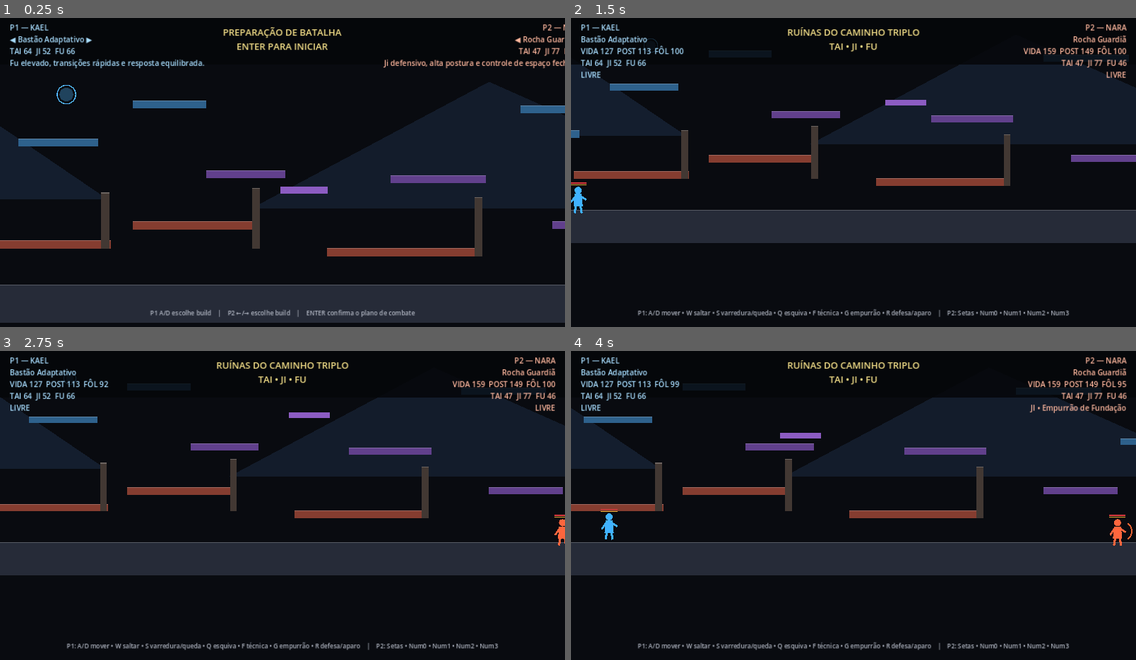
Above: before the commit, frames 1-4 (two rows, left to right).
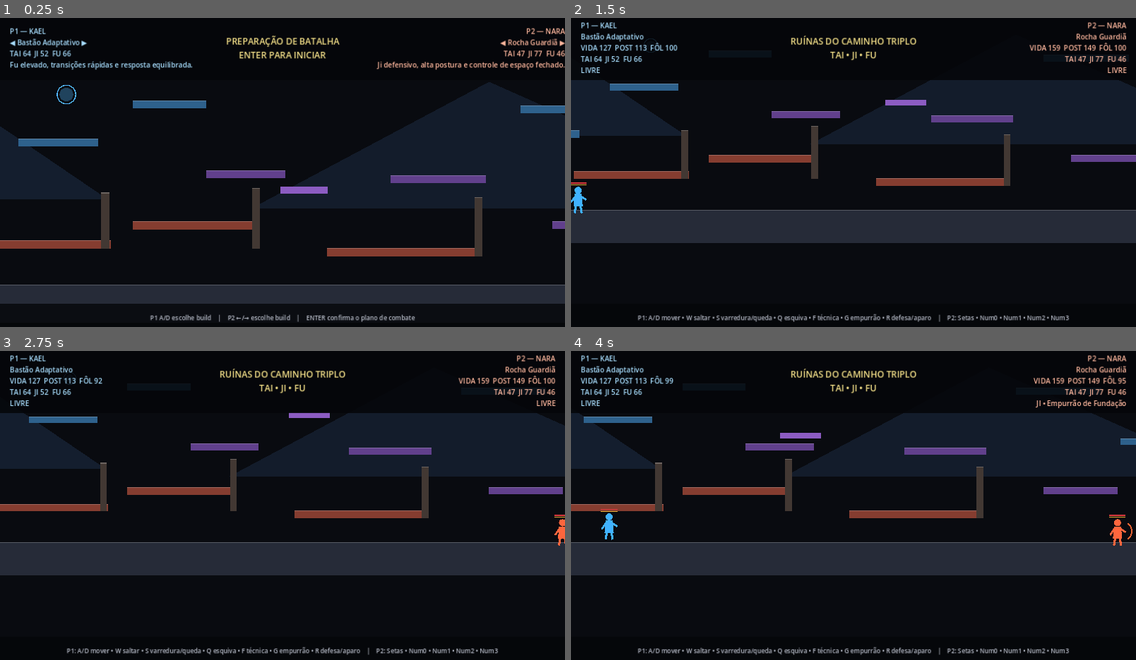
Above: after the commit, the same moments.

Repository: Tehkne-Solutions/taijifu-masters
Game: Godot game, scene res://scenes/main.tscn
Two runs of this game, one before a commit and one after it. Both use one fixed random seed, a clock stepped at 60 frames per second and the inputs below.
Inputs:
- Up to frame 1 (0.25 s): no input
- Up to frame 2 (1.5 s): tap Enter (start_match) at 0.5 s; hold D (p1_right) from 0.53 s (still down); tap F (p1_attack) at 0.6 s; tap W (p1_jump) at 0.77 s; tap R (p1_block) at 1.35 s
- Up to frame 3 (2.75 s): tap W (p1_jump) at 1.52 s; release D (p1_right) at 2.03 s; hold A (p1_left) from 2.03 s (still down); tap Q (p1_dodge) at 2.1 s
- Up to frame 4 (4 s): release A (p1_left) at 2.78 s; hold D (p1_right) from 2.78 s (still down); tap G (p1_push) at 2.85 s; tap W (p1_jump) at 3.02, 3.77 s; tap Keypad 1 (p2_attack) at 3.6 s

The runs differ from the first frame. In frame 1, 9.3% of the frame differs, in the area x 0-100%, y 2-99%; in frame 2, 5.8%; in frame 3, 5.8%; in frame 4, 5.8%.

Commit message:
feat: expand preparation and combat HUD

Diff:
--- a/scenes/main.tscn
+++ b/scenes/main.tscn
@@ -18,46 +18,56 @@
 
 [node name="TopShade" type="ColorRect" parent="HUD"]
 offset_right = 1280.0
-offset_bottom = 112.0
+offset_bottom = 148.0
 mouse_filter = 2
-color = Color(0.018, 0.023, 0.035, 0.84)
+color = Color(0.018, 0.023, 0.035, 0.88)
 
 [node name="PlayerOne" type="Label" parent="HUD"]
 offset_left = 22.0
-offset_top = 16.0
-offset_right = 410.0
-offset_bottom = 104.0
+offset_top = 12.0
+offset_right = 425.0
+offset_bottom = 140.0
 theme_override_colors/font_color = Color(0.66, 0.87, 1, 1)
-theme_override_font_sizes/font_size = 17
+theme_override_font_sizes/font_size = 16
 text = "P1"
+vertical_alignment = 1
 
 [node name="PlayerTwo" type="Label" parent="HUD"]
-offset_left = 870.0
-offset_top = 16.0
+offset_left = 855.0
+offset_top = 12.0
 offset_right = 1258.0
-offset_bottom = 104.0
+offset_bottom = 140.0
 theme_override_colors/font_color = Color(1, 0.72, 0.62, 1)
-theme_override_font_sizes/font_size = 17
+theme_override_font_sizes/font_size = 16
 text = "P2"
 horizontal_alignment = 2
+vertical_alignment = 1
 
 [node name="CenterInfo" type="Label" parent="HUD"]
-offset_left = 430.0
+offset_left = 425.0
 offset_top = 20.0
-offset_right = 850.0
-offset_bottom = 92.0
+offset_right = 855.0
+offset_bottom = 132.0
 theme_override_colors/font_color = Color(0.95, 0.87, 0.53, 1)
-theme_override_font_sizes/font_size = 21
+theme_override_font_sizes/font_size = 20
 text = "TAIJIFU MASTERS"
 horizontal_alignment = 1
 vertical_alignment = 1
 
+[node name="BottomShade" type="ColorRect" parent="HUD"]
+offset_top = 654.0
+offset_right = 1280.0
+offset_bottom = 720.0
+mouse_filter = 2
+color = Color(0.018, 0.023, 0.035, 0.8)
+
 [node name="Controls" type="Label" parent="HUD"]
 offset_left = 20.0
-offset_top = 665.0
+offset_top = 661.0
 offset_right = 1260.0
-offset_bottom = 708.0
-theme_override_colors/font_color = Color(0.75, 0.77, 0.82, 0.9)
+offset_bottom = 712.0
+theme_override_colors/font_color = Color(0.75, 0.77, 0.82, 0.95)
 theme_override_font_sizes/font_size = 14
-text = "P1: A/D mover • W saltar • S queda • Q esquiva • F golpe • G empurrão • R defesa     |     P2: Setas • Num0 esquiva • Num1 golpe • Num2 empurrão • Num3 defesa"
+text = "P1 e P2 selecionam builds antes da batalha"
 horizontal_alignment = 1
+vertical_alignment = 1
